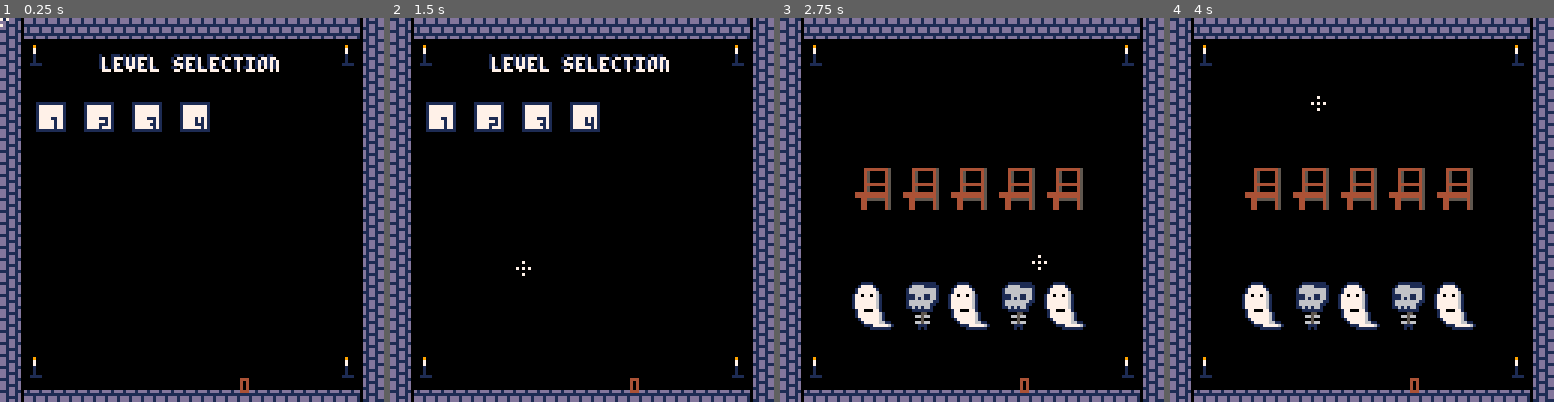
Above: before the commit, frames 1-4 (left to right).
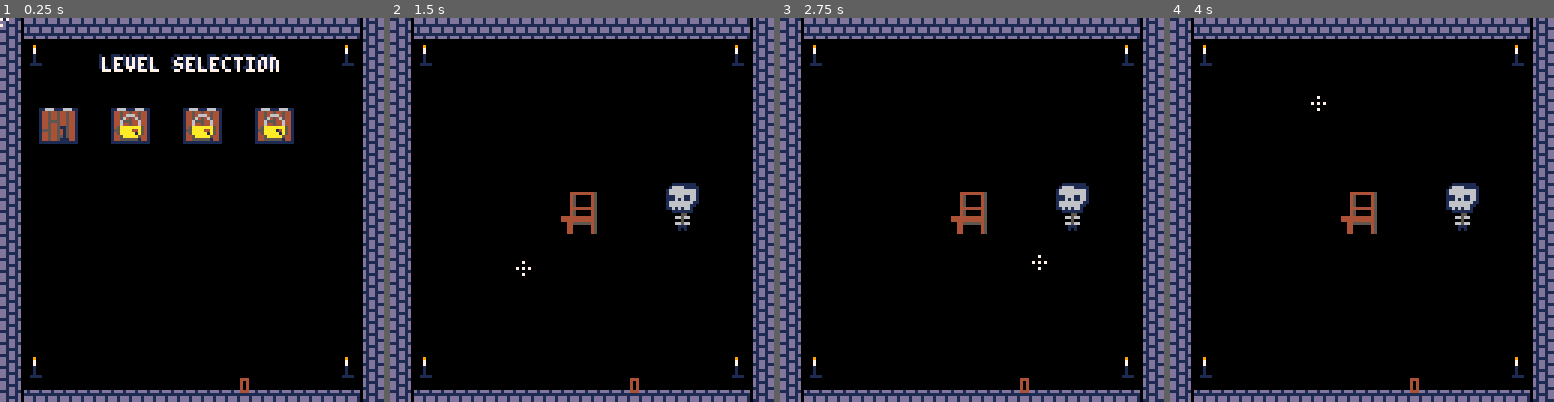
Above: after the commit, the same moments.

Repository: Mastoast/LDjam54
Game: PICO-8 cartridge ld54.p8
Two runs of this game, one before a commit and one after it. Both use one fixed random seed, a clock stepped at 60 frames per second and the inputs below.
Inputs (mouse positions are in pixels of both pictures, inside the frame that each line leads up to):
- Up to frame 1 (0.25 s): no input
- Up to frame 2 (1.5 s): tap O (Z key) at 0.33, 0.7, 1.43 s; click (459, 121) at 0.67 s; tap X (X key) at 1.07 s; click (520, 267) at 1.22 s
- Up to frame 3 (2.75 s): click (975, 114) at 1.77 s; tap X (X key) at 2.07, 2.4, 2.73 s; tap O (Z key) at 2.22 s; click (1037, 259) at 2.32 s
- Up to frame 4 (4 s): click (1492, 106) at 2.87 s; tap X (X key) at 3.07, 3.4, 3.73 s; tap O (Z key) at 3.1, 3.98 s; click (1254, 256) at 3.42 s; click (1315, 102) at 3.97 s

The runs differ from the first frame. In frame 1, 4.9% of the frame differs, in the area x 9-77%, y 21-33%; in frame 2, 5.1%; in frame 3, 7.2%, in the area x 18-81%, y 39-82%; in frame 4, 7.2%.

Commit message:
Better level selection

Diff:
--- a/ld54.p8
+++ b/ld54.p8
@@ -8,6 +8,8 @@
 
 --[[
     TODO
+    level cleared => celebration + return to menu
+
     bat transition
     SFX
     musics
@@ -60,18 +62,18 @@
 00000000000000000000000000000000000000000000000000000000000000000000000000000000000000000000000000000000000000000000000000000000
 0000000000000000ddd1ddd100000000111dd1100d1dd1dd00000000000000000000000000000000000000000000000000000000000000000000000000000000
 0000000000000000ddd1ddd100000000dd1dd1d00d1111dd00000000000000000000000000000000000000000000000000000000000000000000000000000000
-00000000000000001111111100000000dd1111d00d1dd1dd00000000000000000000000000000000000000000000000000000000000000000000000000000000
-0000000000000000d1ddd1dd00000000dd1dd1d0011dd11100000000000000000000000000000000000000000000000000000000000000000000000000000000
-0000000000000000d1ddd1ddd1ddd1dd111dd1100d1dd1dd00000000000000000000000000000000000000000000000000000000000000000000000000000000
-00000000000000001111111111111111dd1dd1d00d1111dd00000000000000000000000000000000000000000000000000000000000000000000000000000000
-0000000000000000ddd1ddd1ddd1ddd1dd1111d00d1dd1dd00000000000000000000000000000000000000000000000000000000000000000000000000000000
-000000000000000000000000ddd1ddd1dd1dd1d0011dd11100000000000000000000000000000000000000000000000000000000000000000000000000000000
-00000000000000000000000000000000000000000000000000000000000000000000000000000000000000000000000000000000000000000000000000000000
-00000000000000000000000000000000000000000000000000000000000000000000000000000000000000000000000000000000000000000000000000000000
-00000000000000000000000000000000000000000000000000000000000000000000000000000000000000000000000000000000000000000000000000000000
-00000000000000000000000000000000000000000000000000000000000000000000000000000000000000000000000000000000000000000000000000000000
-00000000000000000000000000000000000000000000000000000000000000000000000000000000000000000000000000000000000000000000000000000000
-00000000000000000000000000000000000000000000000000000000000000000000000000000000000000000000000000000000000000000000000000000000
+00000000000000001111111100000000dd1111d00d1dd1dd01166611166611000000000000000000000000000000000000000000000000000000000000000000
+0000000000000000d1ddd1dd00000000dd1dd1d0011dd11101445445445441000000000000000000000000000000000000000000000000000000000000000000
+0000000000000000d1ddd1ddd1ddd1dd111dd1100d1dd1dd01445445445441000000006660000000000000000000000000000000000000000000000000000000
+00000000000000001111111111111111dd1dd1d00d1111dd01445445445441000000060006000000000000000000000000000000000000000000000000000000
+0000000000000000ddd1ddd1ddd1ddd1dd1111d00d1dd1dd01445555445441000000600000600000000000000000000000000000000000000000000000000000
+000000000000000000000000ddd1ddd1dd1dd1d0011dd11101445445445441000000600000600000000000000000000000000000000000000000000000000000
+00000000000000000000000000000000000000000000000001445445445441000005aaaaaaa50000000000000000000000000000000000000000000000000000
+00000000000000000000000000000000000000000000000001555445445441000005aaaa00a50000000000000000000000000000000000000000000000000000
+00000000000000000000000000000000000000000000000001445445445441000005aaaaa0a50000000000000000000000000000000000000000000000000000
+000000000000000000000000000000000000000000000000014454455554410000005aaaaa500000000000000000000000000000000000000000000000000000
+00000000000000000000000000000000000000000000000001445445445441000000055555000000000000000000000000000000000000000000000000000000
+00000000000000000000000000000000000000000000000001111111111111000000000000000000000000000000000000000000000000000000000000000000
 00000000000000000000000000000000000000000000000000000000000000000000000000000000000000000000000000000000000000000000000000000000
 00000000000000000000000000000000000000000000000000000000000000000000000000000000000000000000000000000000000000000000000000000000
 00000000000000000000000000000000000000000000000000000000000000000000000000000000000000000000000000000000000000000000000000000000
--- a/main.lua
+++ b/main.lua
@@ -50,10 +50,11 @@
     --
     local margin_x = 12
     local margin_y = 28
-    local line_size = 6
+    local line_size = 5
+    local distance = 24
     for i = 0, #levels - 1 do
-        local lvl = create(button, margin_x + (i % line_size) * 16, margin_y + flr(i \ line_size) * 16)
-        lvl.name = tostring(i + 1)
+        local lvl = create(door, margin_x + (i % line_size) * distance, margin_y + flr(i \ line_size) * distance)
+        lvl.index_lvl = i + 1
         lvl.lvl = levels[i + 1]
     end
 end
@@ -302,7 +303,7 @@
     end
 
     if gstate == 1 then
-        print_centered("game title", -1, 23, 1)
+        print_centered("hallowincompatibility", -1, 23, 1)
         print_centered("press ❎ or left click", -1, 64-1, 1)
         print_centered("press ❎ or left click", 0, 64, 7)
     elseif gstate == 2 then
--- a/objects.lua
+++ b/objects.lua
@@ -115,27 +115,41 @@
     spr(self.spr, self.x + self.hit_w, self.y, 1, 1, true, false )
 end
 
-button = new_type(0)
-button.color = 7
-button.hit_w = 10
-button.hit_h = 10
-button.lvl = nil
-button.name = ""
+door = new_type(70)
+door.hit_w = 16
+door.hit_h = 16
+door.lvl = nil
+door.index_lvl = 0
+door.lock_spr = 72
+door.lock_shake = 0
 
-function button.update(self)
+function door.update(self)
+    self.lock_shake = max(self.lock_shake - 1)
     if btnp(❎) and on_cursor(self) then
-        current_level = find_item_table_index(self.lvl, levels)
-        init_level(self.lvl)
+        local previous_level = self.index_lvl - 1
+        if previous_level < 2 or levels[previous_level].cleared then
+            current_level = self.index_lvl
+            init_level(self.lvl)
+        else
+            self.lock_shake = 5
+        end
     end
 end
 
-function button.draw(self)
-    rectfill(self.x, self.y, self.x + self.hit_w - 1, self.y + self.hit_h - 1, self.color)
-    rect(self.x, self.y, self.x + self.hit_w - 1, self.y + self.hit_h - 1, 1)
-    print(self.name, self.x + self.hit_w/2, self.y + self.hit_h/2, 1)
+function door.draw(self)
+    local x, y = self.x, self.y
+    if self.lock_shake > 0 then
+        x = x - 2 + rnd(4)
+        y = y - 2 + rnd(4)
+    end
+    spr(self.spr, self.x, self.y, self.hit_w/8, self.hit_h/8)
+    print(tostring(self.index_lvl), self.x + self.hit_w/2, self.y + self.hit_h/2, 1)
+    local previous_level = self.index_lvl - 1
     if self.lvl.cleared then
-        line(self.x + 2, self.y, self.x, self.y + 2, 8)
-        line(self.x + 3, self.y, self.x, self.y + 3, 8)
+        print("★", self.x, self.y + self.hit_h / 2, 10)
+    end
+    if previous_level > 0 and not levels[previous_level].cleared then
+        spr(self.lock_spr, x, y, self.hit_w/8, self.hit_h/8)
     end
 end
 
